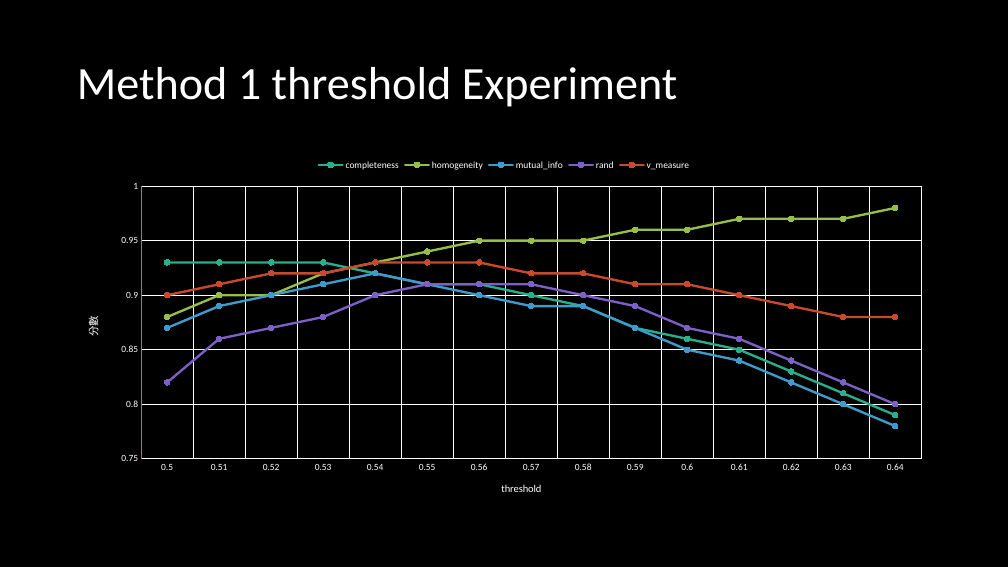
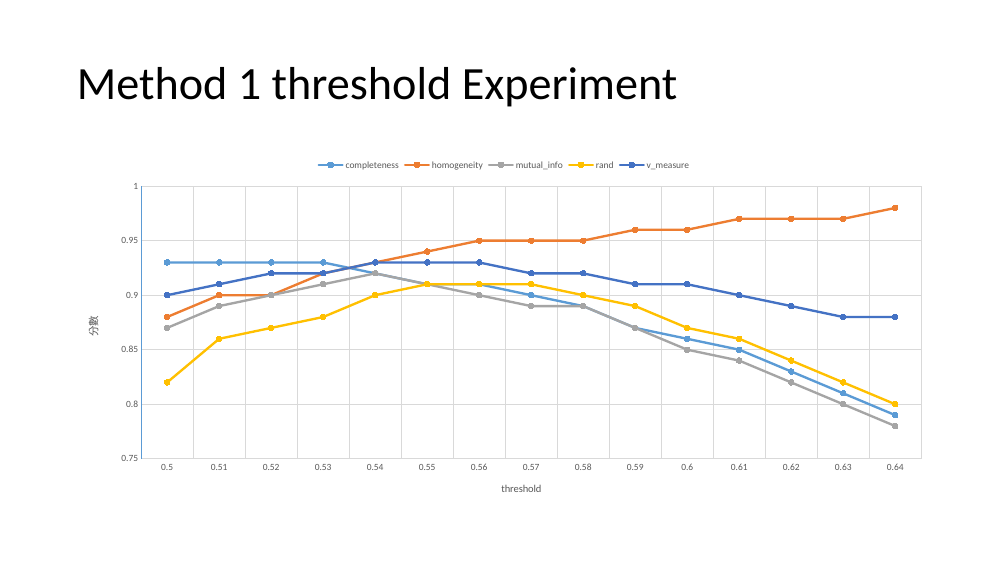
Before and after one commit to ZhongTing/HotTopicDetection, a slide deck: slide 23 of Hot-Topic-Detection.pptx (slide 24 before the commit). Drawn at 1008x567 pixels with LibreOffice and Linux fonts; fonts in the diff are those of the drawing. Boxes give left, top, right and bottom in pixels: in the first picture for what was removed or moved away, otherwise in the second. Text is boxed around its words. In the diff, an @@ line names an element or a change of style, - is before the commit and + after.

```diff
--- a/Hot-Topic-Detection.pptx
+++ b/Hot-Topic-Detection.pptx
@@ background #000000 to #FFFFFF @@
@@ title "Method 1 threshold Experiment" at [77,67,678,107]: text colour #FFFFFF to #000000 @@
@@ line chart at [70,151,939,511] @@
@@ colour of completeness #29AF8C to #5B9BD5 @@
@@ colour of homogeneity #97BE49 to #ED7D31 @@
@@ colour of mutual_info #3D9CCC to #A5A5A5 @@
@@ colour of rand #7C60C6 to #FFC000 @@
@@ colour of v_measure #C9492C to #4472C4 @@
@@ legend changed @@
@@ category axis changed @@
@@ value axis changed @@
@@ lettering changed @@
```
Also in this commit, not shown: 30 other slides changed, 5 slides added, 6 slides removed, 18 other files.
